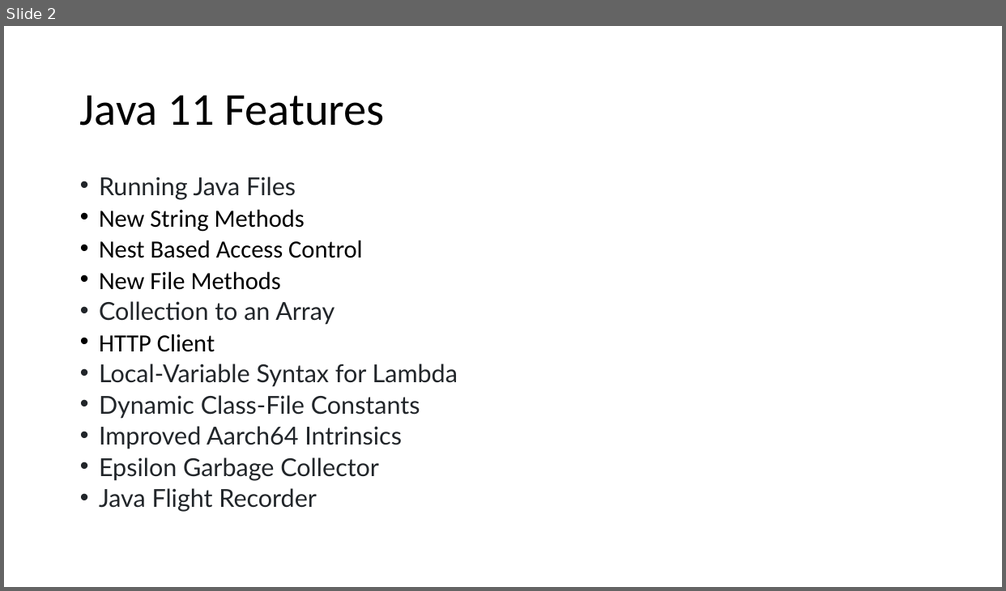
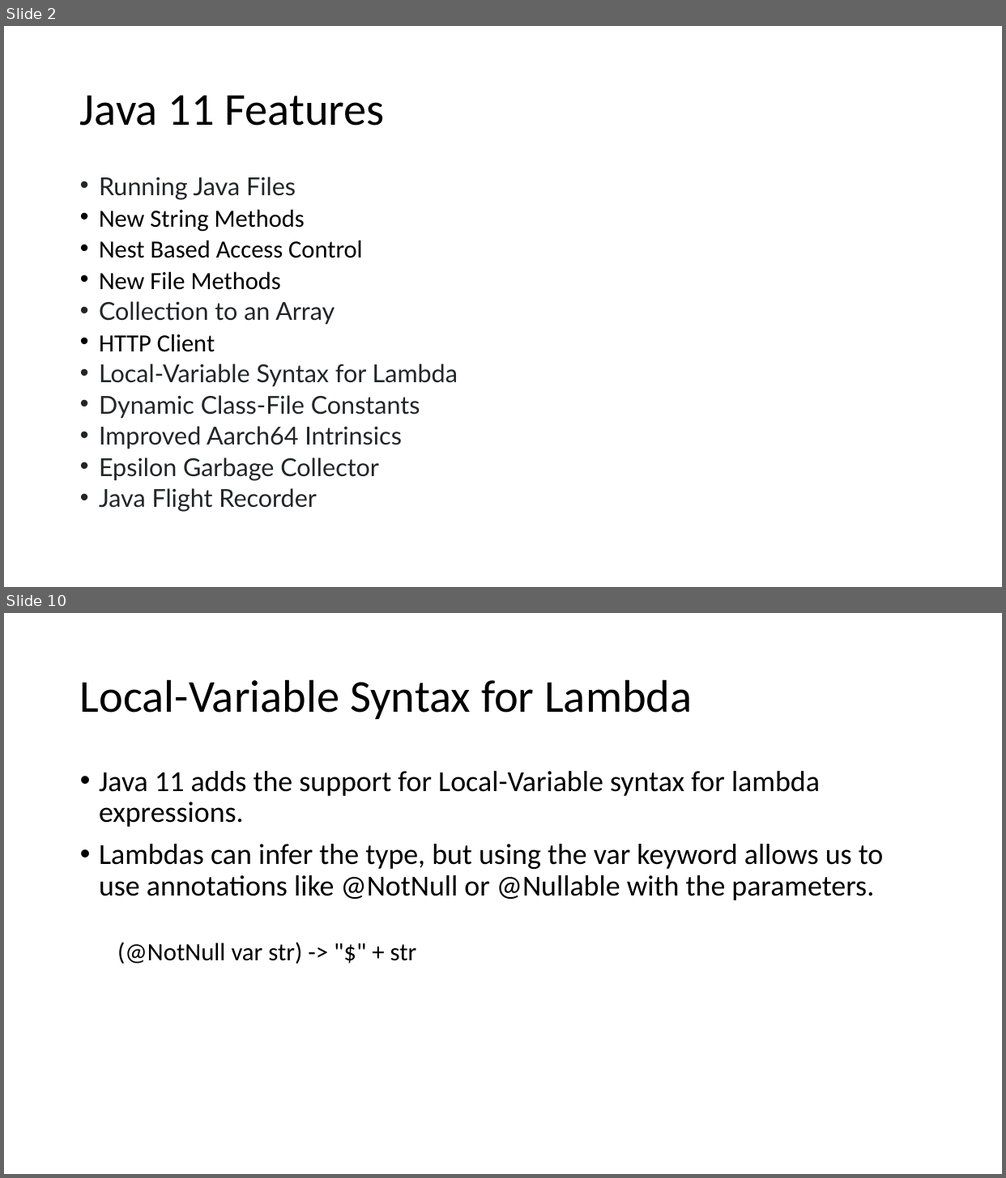
Before and after one commit to techelly/gladvancejavatraining, a slide deck: content/Java 11 Features.pptx. Shown one above the other, each under a label of ours: slide 2 before the commit, slides 2 and 10 after it; the slides between them are not shown. The pictures are 1006x591 and 1006x1178 pixels, drawn with LibreOffice and Linux fonts; fonts in the diff are those of the drawing. Boxes give left, top, right and bottom in pixels: in the first picture for what was removed or moved away, otherwise in the second. Text is boxed around its words. In the diff, an @@ line names an element or a change of style, - is before the commit and + after.

```diff
--- a/content/Java 11 Features.pptx
+++ b/content/Java 11 Features.pptx
@@ slide 10 added at <box>4,613,1002,1174</box>, background #FFFFFF @@
@@ title added at <box>80,679,692,719</box>, 44 pt, text #000000 @@
+Local-Variable Syntax for Lambda
@@ text added at <box>99,771,884,964</box>, 28 pt, text #000000 @@
+• Java 11 adds the support for Local-Variable syntax for lambda expressions.
+• Lambdas can infer the type, but using the var keyword allows us to use annotations like @NotNull or @Nullable with the parameters.
+  (@NotNull var str) -> "$" + str
```
Also in this commit, not shown: 1 slide changed, 12 other slides added, 36 other files.
